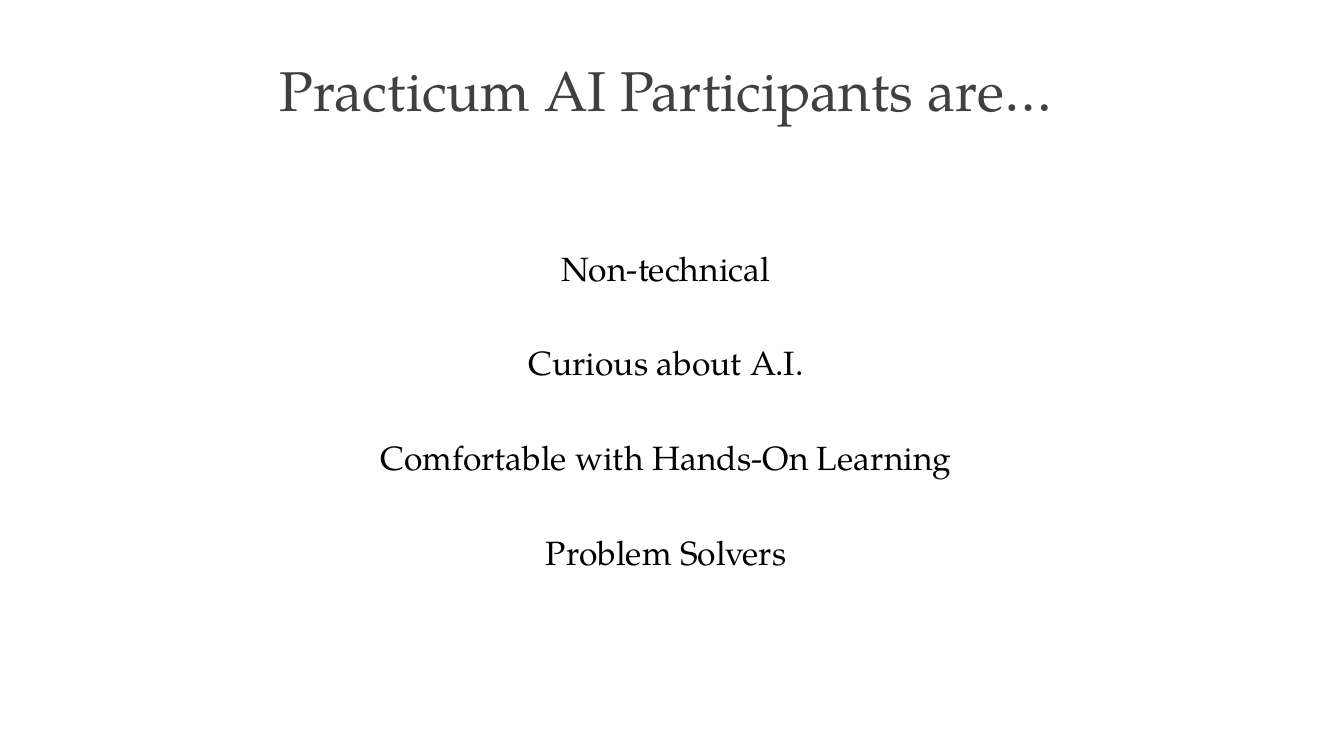
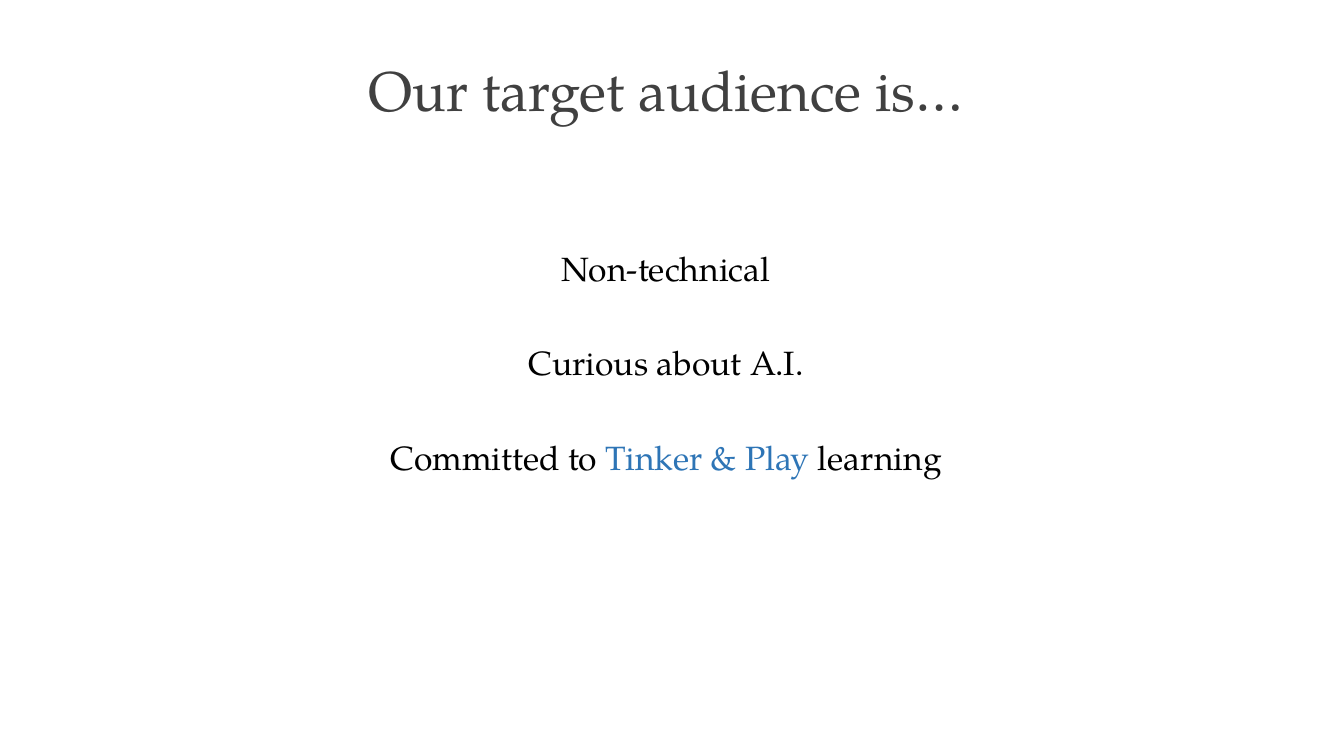
Before and after one commit to PracticumAI-Test/practicum, a slide deck: slide 6 of pai_getting_started.pptx (slide 7 before the commit). Drawn at 1344x756 pixels with LibreOffice and Linux fonts; fonts in the diff are those of the drawing. Boxes give left, top, right and bottom in pixels: in the first picture for what was removed or moved away, otherwise in the second. Text is boxed around its words. In the diff, an @@ line names an element or a change of style, - is before the commit and + after.

Commit message:
Practicum AI presentation (09.07.21).

```diff
--- a/pai_getting_started.pptx
+++ b/pai_getting_started.pptx
@@ title at [368,70,964,127]: text changed @@
-Practicum AI Participants are…
+Our target audience is…
@@ text at [390,445,942,480]: text changed @@
-Comfortable with Hands-On Learning
-Problem Solvers
+Committed to Tinker & Play learning
```
Also in this commit, not shown: 4 other slides changed, 4 slides added, 1 slide removed.
